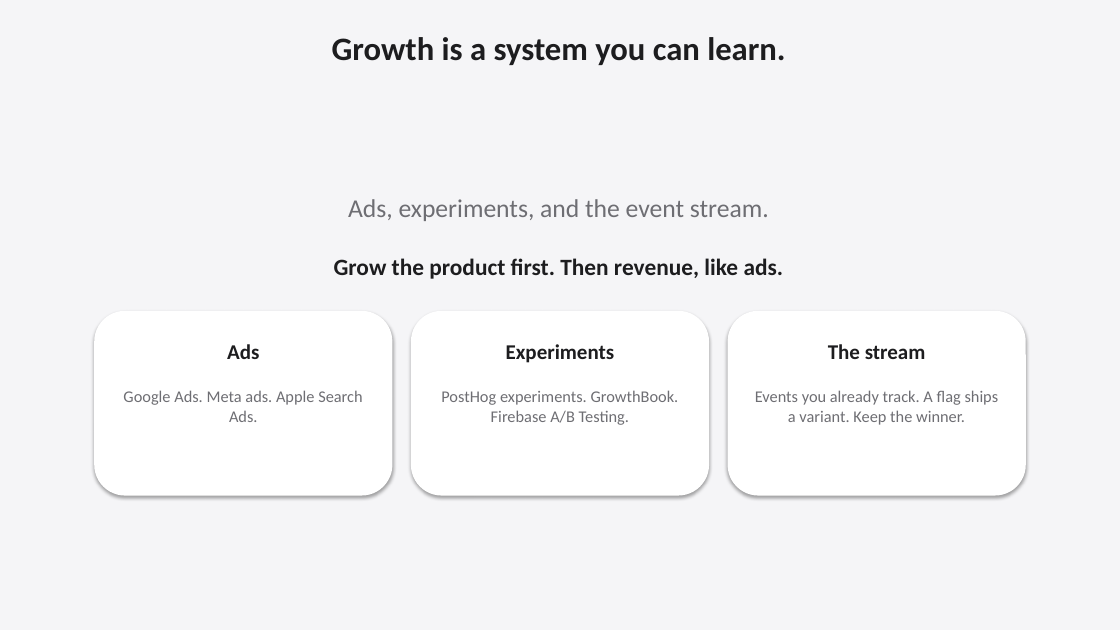
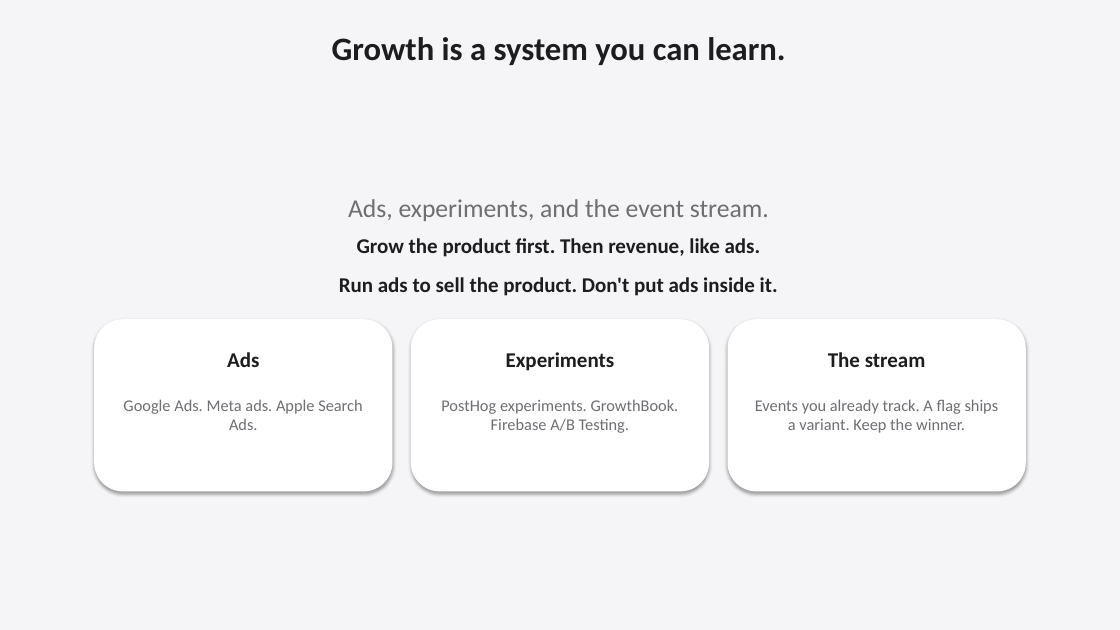
Before and after one commit to shangeethsivan/shangeethsivan.github.io, a slide deck: slide 13 of talks/whats-stopping-us-from-building-great-products-and-monetizing-them/whats-stopping-us-from-building-great-products-and-monetizing-them.pptx. Drawn at 1120x630 pixels with LibreOffice and Linux fonts; fonts in the diff are those of the drawing. Boxes give left, top, right and bottom in pixels: in the first picture for what was removed or moved away, otherwise in the second. Text is boxed around its words. In the diff, an @@ line names an element or a change of style, - is before the commit and + after.

Commit message:
Close the Shipaton deck with the prize-pool poster.
Ads sell the product, they do not sit inside it. The last slide keeps Jobs, shows today's prize pool, and points at the next billion.

```diff
--- a/talks/whats-stopping-us-from-building-great-products-and-monetizing-them/whats-stopping-us-from-building-great-products-and-monetizing-them.pptx
+++ b/talks/whats-stopping-us-from-building-great-products-and-monetizing-them/whats-stopping-us-from-building-great-products-and-monetizing-them.pptx
@@ text "Grow the product first. Then ...": place and size @@
-text "Grow the product first. Then ..." at <box>334,258,784,279</box>
+text "Grow the product first. Then ..." at <box>357,238,761,257</box>
@@ text "Grow the product first. Then ..." at <box>357,238,761,257</box>: size 20 to 18 pt @@
@@ text added at <box>339,277,778,296</box>, 18 pt, text #1D1D1F, bold @@
+Run ads to sell the product. Don't put ads inside it.
@@ rounded rectangle: place and size @@
-rounded rectangle at <box>94,311,392,496</box>
+rounded rectangle at <box>94,319,392,492</box>
@@ rounded rectangle: place and size @@
-rounded rectangle at <box>411,311,709,496</box>
+rounded rectangle at <box>411,319,709,492</box>
@@ rounded rectangle: place and size @@
-rounded rectangle at <box>728,311,1026,496</box>
+rounded rectangle at <box>728,319,1026,492</box>
@@ 6 texts: place and size @@
-6 texts at <box>123,344,999,425</box>
+6 texts at <box>123,352,999,433</box>
```
Also in this commit, not shown: 1 other slide changed, 5 other files.
